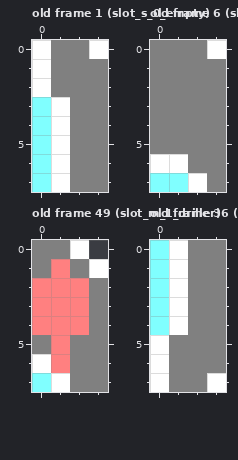
Two states of a pixel-art file, assets/aseprite/planetbase_slots_cpc_mode0.aseprite. The picture above was drawn from the file before the commit.
4x8 pixels, 120 frames. Shown: old frame 1 (slot_s_0_empty), old frame 6 (slot_s_1_empty), old frame 49 (slot_m_1_driller), old frame 36 (slot_s_7_empty). The commit also changed other frames, which this record leaves out.
After:
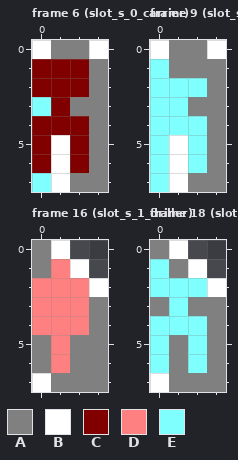
Palette (. is transparent): A #808080  B #ffffff  C #800000  D #ff8080  E #80ffff
A new or re-ordered frame is compared with the old frame closest to it.
Edits made:
frames 120 -> 216
Frame 6 (slot_s_0_carrier) is new; against old frame 1 (slot_s_0_empty):
y 1..2: x 0..2 BAA -> CCC
y 3: x 1 B -> C
y 4: x 0..2 EBA -> CCC
y 5..6: x 0 E -> C; x 2 A -> C
Frame 9 (slot_s_0_construct) against old frame 6 (slot_s_1_empty):
y 0: x 0 A -> B
y 1: x 0 A -> E
y 2: x 0..2 AAA -> EEE
y 3: x 0..1 AA -> EE
y 4: x 0..2 AAA -> EEE
y 5: x 0..2 AAA -> EBE
y 6: x 0 B -> E; x 2 A -> E
y 7: x 1..2 EB -> BA
Frame 16 (slot_s_1_driller) is new; against old frame 49 (slot_m_1_driller):
y 0: x 1..2 AB -> B.
y 1: x 2..3 AB -> B.
y 2: x 3 A -> B
y 6: x 0 B -> A
y 7: x 0..1 EB -> BA
Frame 18 (slot_s_1_construct) is new; against old frame 36 (slot_s_7_empty):
y 0: x 0 E -> A; x 2..3 AA -> ..
y 1: x 1..3 BAA -> AB.
y 2: x 1..3 BAA -> EEB
y 3: x 0..1 EB -> AE
y 4: x 1..2 BA -> EE
y 5..6: x 0 B -> E; x 2 A -> E
y 7: x 3 B -> A
